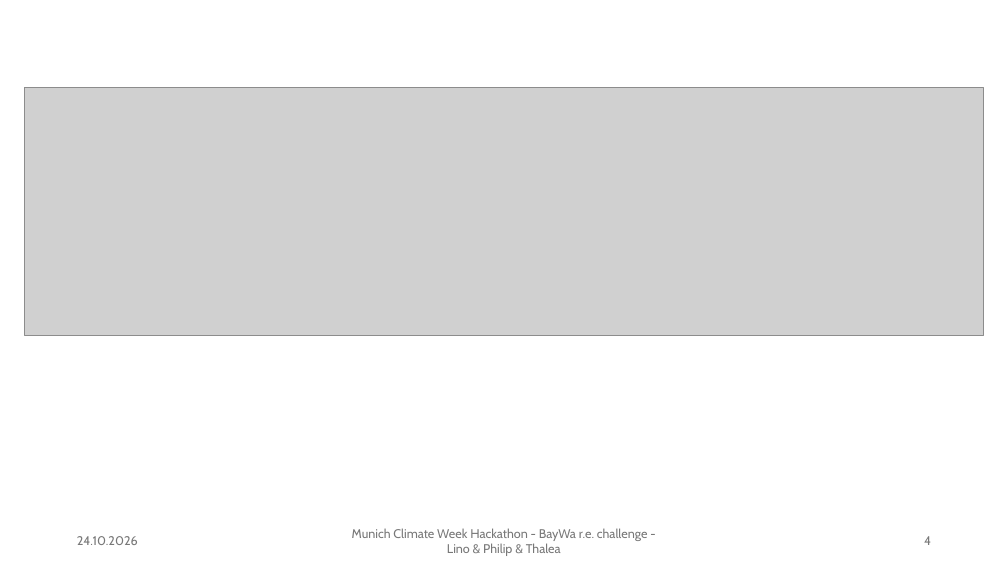
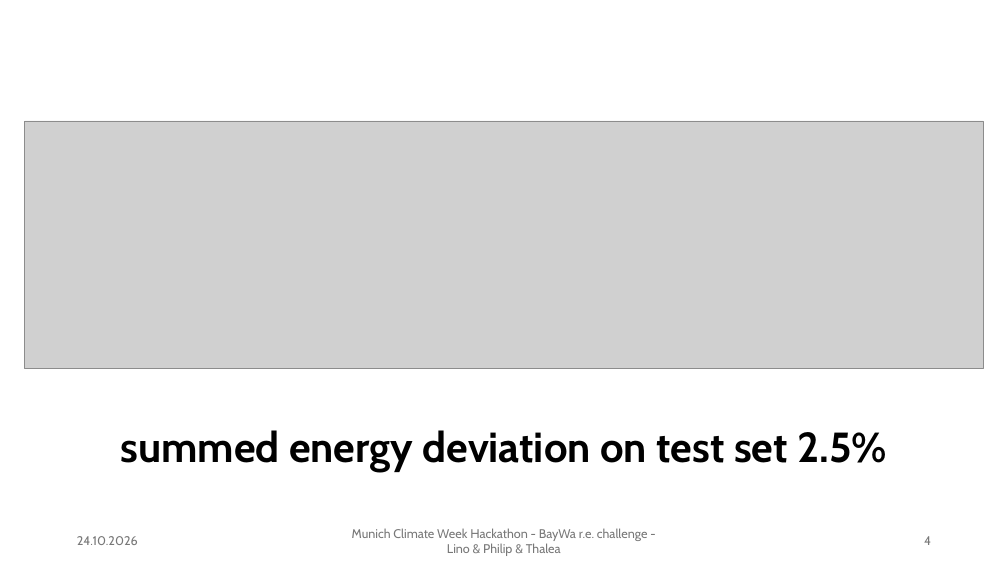
Before and after one commit to pneug/WattTheHack, a slide deck: slide 4 of presi.pptx. Drawn at 1008x567 pixels with LibreOffice and Linux fonts; fonts in the diff are those of the drawing; grey boxes stand for pictures; background and template pictures are left out. Boxes give left, top, right and bottom in pixels: in the first picture for what was removed or moved away, otherwise in the second. Text is boxed around its words. In the diff, an @@ line names an element or a change of style, - is before the commit and + after.

```diff
--- a/presi.pptx
+++ b/presi.pptx
@@ picture: place and size @@
-picture at box(25, 88, 983, 336)
+picture at box(25, 121, 983, 369)
@@ text added at box(121, 430, 887, 472), 40 pt, text #000000, bold @@
+summed energy deviation on test set 2.5%
```
Also in this commit, not shown: 1 other slide changed, 1 other file.
